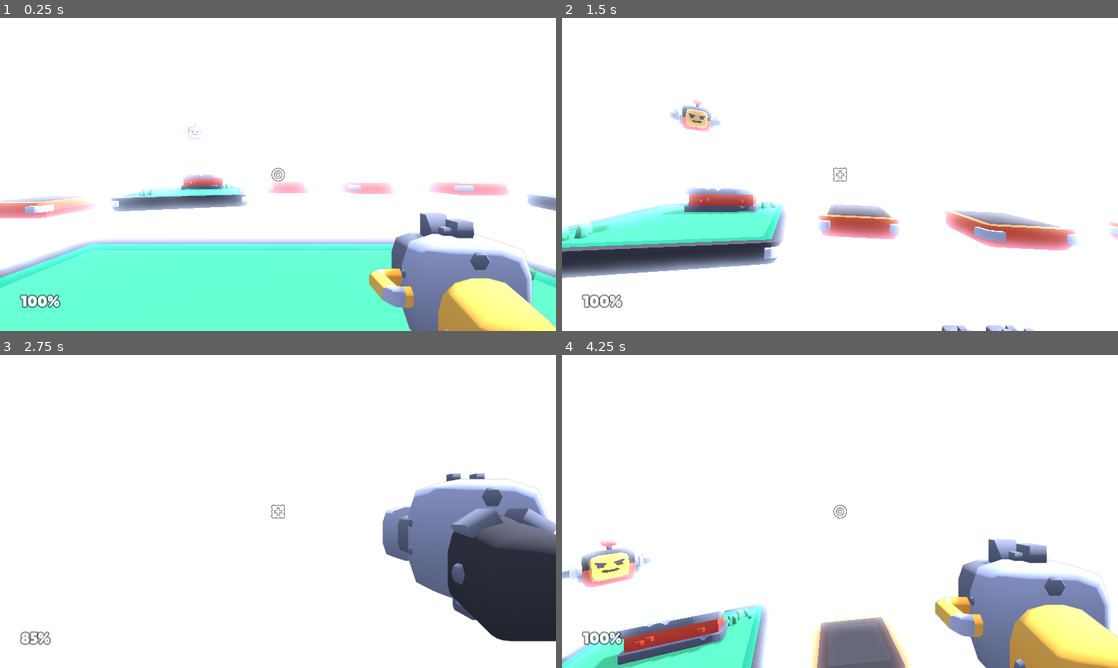
Above: before the commit, frames 1-4 (two rows, left to right).
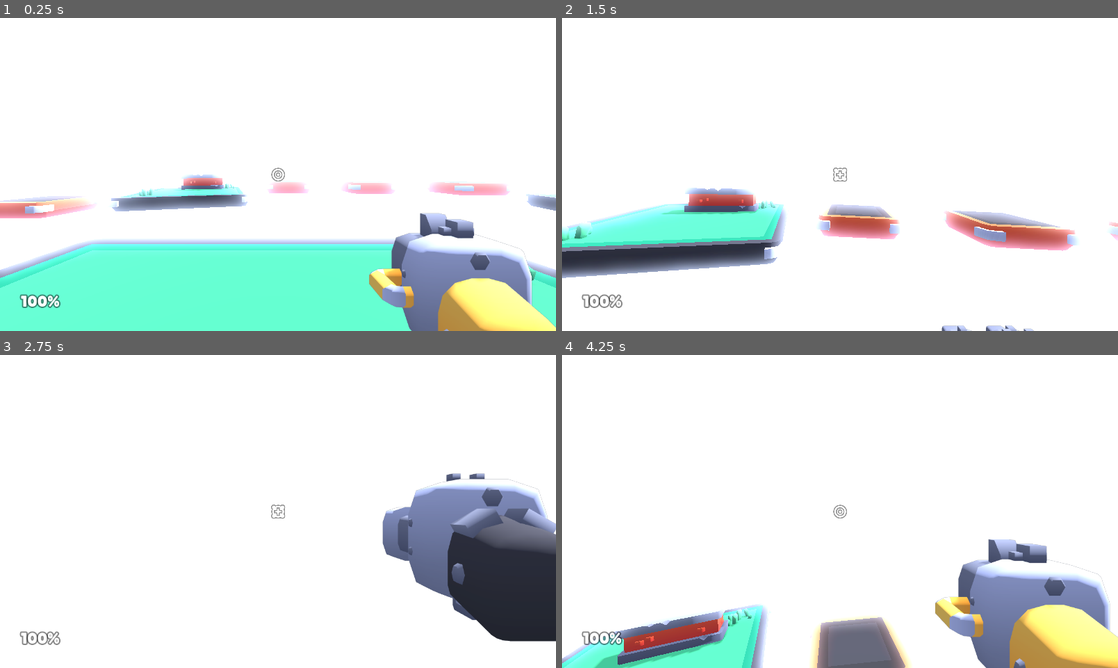
Above: after the commit, the same moments.

Repository: AndrewHamel111/SISGameJam2024
Game: Godot game, scene res://scenes/main.tscn
Same seed, same stepped clock (60 frames per second), same inputs: the game is played once before the commit and once after it.
Inputs (mouse positions are in pixels of both pictures, inside the frame that each line leads up to):
- Up to frame 1 (0.25 s): no input
- Up to frame 2 (1.5 s): move the mouse to (867, 174) at 0.52 s; hold W (move_forward) from 0.53 s (still down); click (867, 174) at 0.6 s; tap Space (jump) at 0.77 s; move the mouse to (812, 174) at 1.27 s; tap E (weapon_toggle) at 1.35 s
- Up to frame 3 (2.75 s): keep holding W (move_forward); tap Space (jump) at 1.52 s; move the mouse to (289, 505) at 2.02 s; click (289, 505) at 2.1 s
- Up to frame 4 (4.25 s): keep holding W (move_forward); move the mouse to (834, 517) at 2.77 s; tap E (weapon_toggle) at 2.85 s; tap Space (jump) at 3.02, 3.77 s; move the mouse to (878, 514) at 3.52 s; click (878, 514) at 3.6 s

The runs differ from the first frame. In frame 1, less than 0.1% of the frame differs, in the area x 22-37%, y 34-57%; in frame 2, 0.6%; in frame 3, 0.2%; in frame 4, 1.2%, in the area x 0-16%, y 59-75%.

Commit message:
GameManager manages spawns

Diff:
--- a/objects/enemy_spawner.gd
+++ b/objects/enemy_spawner.gd
@@ -1,29 +1,16 @@
+class_name EnemySpawner
 extends Node3D
-
-@export_file var enemy_scene: String
-@export var spawns_per_minute: float
-@export var immediate_spawn: bool
-
-@onready var player: Node3D = get_tree().get_first_node_in_group("Player")
-
-var spawn_timer: float = 0
 
 # Called when the node enters the scene tree for the first time.
 func _ready():
-	if immediate_spawn:
-		spawn_new()
+	pass
 
 # Called every frame. 'delta' is the elapsed time since the previous frame.
 func _process(delta):
-	spawn_timer += delta
+	pass
 
-	if spawn_timer > (1.0 / spawns_per_minute) * 60:
-		spawn_new()
-		spawn_timer = 0
-
-func spawn_new():
-	var tscn: PackedScene = load(enemy_scene)
-	var instance := tscn.instantiate() as Enemy
+func spawn_new(player: Player, enemy_scene: PackedScene):
+	var instance := enemy_scene.instantiate() as Enemy
 
 	add_child(instance)
 
--- a/objects/player.gd
+++ b/objects/player.gd
@@ -1,3 +1,4 @@
+class_name Player
 extends CharacterBody3D
 
 @export_subgroup("Properties")
--- /dev/null
+++ b/scenes/game_manager.gd
@@ -0,0 +1,45 @@
+class_name GameManager
+extends Node3D
+
+# TODO: add subgroups
+@export var spawn_curve: Curve
+@export var spawn_curve_start_time: float
+@export var spawn_curve_end_time: float
+@export var spawn_per_minute_start: float
+@export var spawn_per_minute_end: float
+
+# TODO: get by group
+@export var spawn_points: Array[EnemySpawner]
+@export_file var enemy_scene_path: String
+
+@onready var player: Player = get_tree().get_first_node_in_group("Player")
+@onready var enemy_scene: PackedScene = load(enemy_scene_path)
+
+var total_time: float = 0
+var next_spawn: float = 0
+
+# Called when the node enters the scene tree for the first time.
+func _ready():
+	if spawn_points.is_empty():
+		print_debug("ERROR: spawn_points in GameManager is empty!")
+
+# Called every frame. 'delta' is the elapsed time since the previous frame.
+func _process(delta):
+	increment_time(delta)
+
+	var t: float = total_time - spawn_curve_start_time
+	t = clamp(t, 0.0, 1.0)
+
+	var current_spawns_per_minute := spawn_per_minute_start + (spawn_curve.sample(t) * spawn_per_minute_end)
+
+	if next_spawn > (1.0 / (current_spawns_per_minute)) * 60.0:
+		trigger_spawns()
+		next_spawn = 0
+
+func increment_time(delta):
+	total_time += delta
+	next_spawn += delta
+
+func trigger_spawns():
+	for spawn in spawn_points:
+		spawn.spawn_new(player, enemy_scene)
--- a/scenes/main.tscn
+++ b/scenes/main.tscn
@@ -1,5 +1,6 @@
-[gd_scene load_steps=11 format=3 uid="uid://dxvvlck8lej3f"]
+[gd_scene load_steps=13 format=3 uid="uid://dxvvlck8lej3f"]
 
+[ext_resource type="Script" path="res://scenes/game_manager.gd" id="1_jokcp"]
 [ext_resource type="Environment" uid="uid://jvmpkdwaeaq" path="res://scenes/main-environment.tres" id="1_q8fpv"]
 [ext_resource type="PackedScene" uid="uid://dl2ed4gkybggf" path="res://objects/player.tscn" id="2_elriq"]
 [ext_resource type="Script" path="res://scripts/hud.gd" id="3_s8mkj"]
@@ -10,13 +11,25 @@
 [ext_resource type="PackedScene" uid="uid://c71evdjblk5wp" path="res://objects/wall_high.tscn" id="7_cabne"]
 [ext_resource type="PackedScene" uid="uid://bvx5cvigosg0s" path="res://objects/platform_large_grass.tscn" id="7_wggef"]
 
+[sub_resource type="Curve" id="Curve_gsl3p"]
+_data = [Vector2(0, 0), 0.0, 0.0, 0, 0, Vector2(0.292079, 0.417582), 0.0, 0.0, 0, 0, Vector2(0.90099, 0.593407), 0.0, 0.0, 0, 0, Vector2(1, 1), 0.0, 0.0, 0, 0]
+point_count = 4
+
 [sub_resource type="LabelSettings" id="LabelSettings_fpmwk"]
 font = ExtResource("3_w27de")
 font_size = 36
 outline_size = 12
 outline_color = Color(0, 0, 0, 0.470588)
 
-[node name="Main" type="Node3D"]
+[node name="Main" type="Node3D" node_paths=PackedStringArray("spawn_points")]
+script = ExtResource("1_jokcp")
+spawn_curve = SubResource("Curve_gsl3p")
+spawn_curve_start_time = 30.0
+spawn_curve_end_time = 300.0
+spawn_per_minute_start = 3.0
+spawn_per_minute_end = 10.0
+spawn_points = [NodePath("Enemy Spawners/EnemySpawner"), NodePath("Enemy Spawners/EnemySpawner2"), NodePath("Enemy Spawners/EnemySpawner3"), NodePath("Enemy Spawners/EnemySpawner4")]
+enemy_scene_path = "res://objects/enemy.tscn"
 
 [node name="WorldEnvironment" type="WorldEnvironment" parent="."]
 environment = ExtResource("1_q8fpv")
@@ -62,24 +75,16 @@
 [node name="Enemy Spawners" type="Node" parent="."]
 
 [node name="EnemySpawner" parent="Enemy Spawners" instance=ExtResource("5_errr2")]
-transform = Transform3D(1, 0, 0, 0, 1, 0, 0, 0, 1, -4.00131, 2.35966, -8.97906)
-spawns_per_minute = 3.0
-immediate_spawn = true
+transform = Transform3D(1, 0, 0, 0, 1, 0, 0, 0, 1, -4.14254, 2.35966, -8.92908)
 
 [node name="EnemySpawner2" parent="Enemy Spawners" instance=ExtResource("5_errr2")]
-transform = Transform3D(1, 0, 0, 0, 1, 0, 0, 0, 1, -9.83629, 2.35966, 3.39902)
-spawns_per_minute = 3.0
-immediate_spawn = true
+transform = Transform3D(1, 0, 0, 0, 1, 0, 0, 0, 1, -9.97752, 2.35966, 3.449)
 
 [node name="EnemySpawner3" parent="Enemy Spawners" instance=ExtResource("5_errr2")]
-transform = Transform3D(1, 0, 0, 0, 1, 0, 0, 0, 1, 1.97529, 2.35966, 9.43227)
-spawns_per_minute = 3.0
-immediate_spawn = true
+transform = Transform3D(1, 0, 0, 0, 1, 0, 0, 0, 1, 1.83406, 2.35966, 9.48225)
 
 [node name="EnemySpawner4" parent="Enemy Spawners" instance=ExtResource("5_errr2")]
-transform = Transform3D(1, 0, 0, 0, 1, 0, 0, 0, 1, 12.4273, 2.35966, -3.99384)
-spawns_per_minute = 3.0
-immediate_spawn = true
+transform = Transform3D(1, 0, 0, 0, 1, 0, 0, 0, 1, 12.2861, 2.35966, -3.94386)
 
 [node name="Level" type="Node" parent="."]
 
